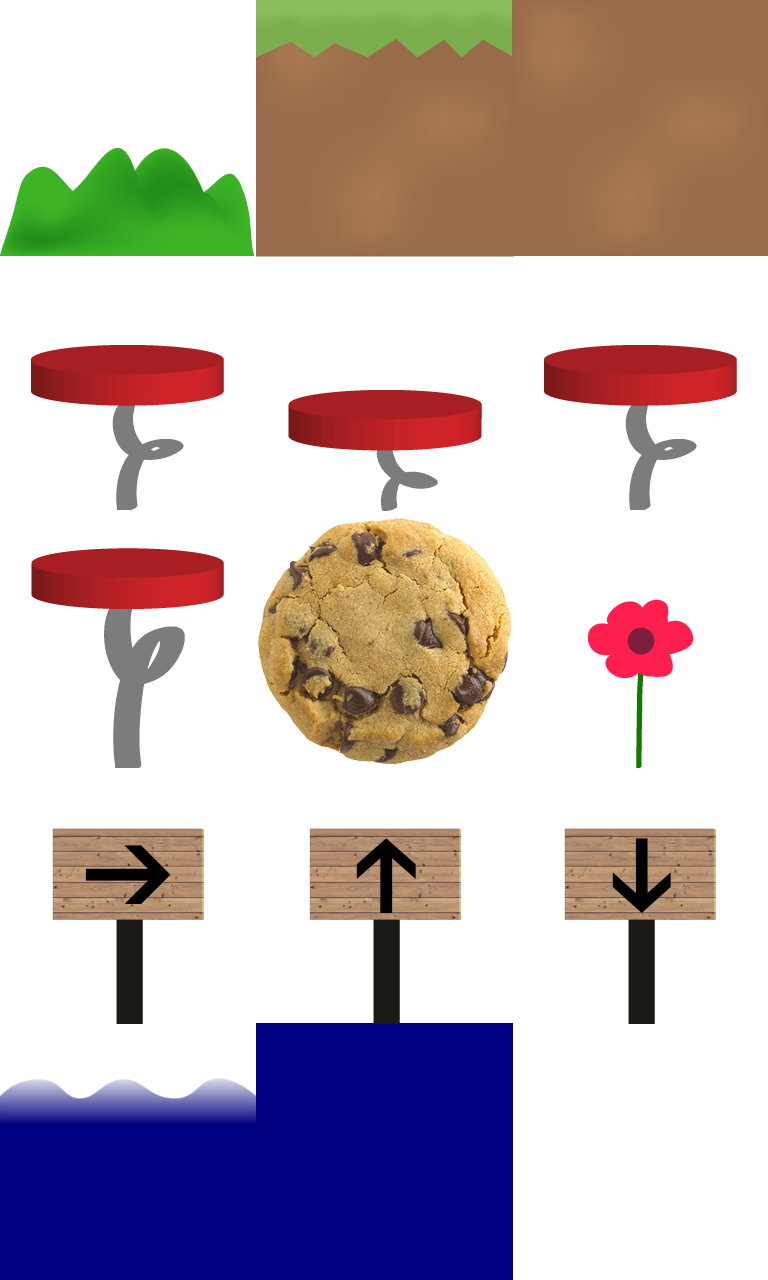
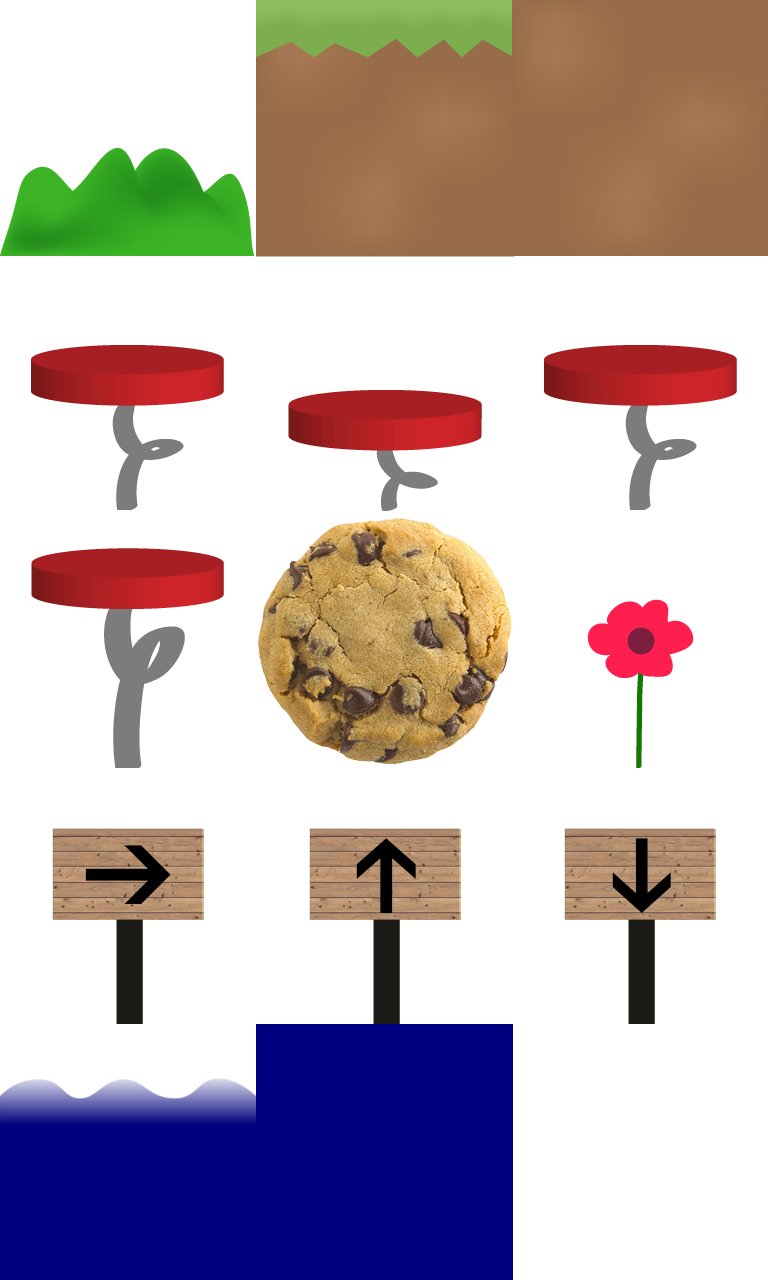
Layered file, before and after one edit (w=768, h=1280). Changes by layer:
painted on "Layer 4" over 256, 1023, 513, 1024
